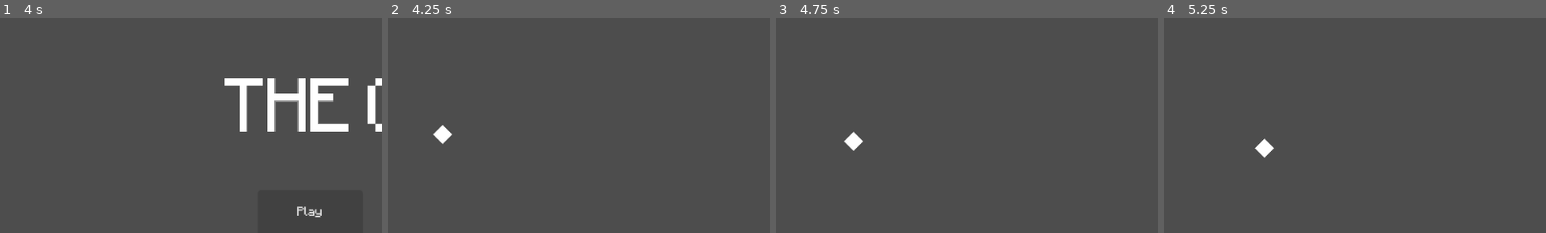
Above: before the commit, frames 1-4 (left to right).
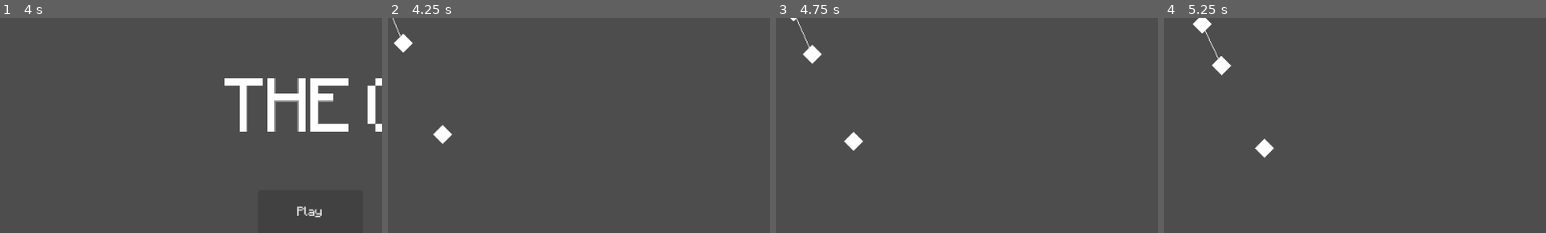
Above: after the commit, the same moments.

Repository: TrueHopolok/gj_MicroJam58
Game: Godot game, scene res://ui/menus/main_menu/main_menu.tscn
Same seed, same stepped clock (60 frames per second), same inputs: the game is played once before the commit and once after it. The project has no main scene, so this scene is started directly.
Inputs:
- Up to frame 1 (4 s): click "Reset progress" at 0.5 s; click "Play" at 1.25 s; click "Play" at 2 s; click "OK" at 2.75 s; click "Play" at 3.5 s
- Up to frame 2 (4.25 s): no input
- Up to frame 3 (4.75 s): no input
- Up to frame 4 (5.25 s): no input
The pictures show only the part of the screen within x 0-50%, y 0-50%; the shares and areas given below are measured in that part.

Frame 1 is identical in both runs. In frame 2, 0.3% of the frame differs, in the area x 1-7%, y 0-16%; in frame 3, 0.3%; in frame 4, 0.5%, in the area x 7-18%, y 0-27%.

Commit message:
feat: added Twin Enemy

Diff:
--- a/scenes/enemy/advanced/enemy_rotate.tscn
+++ b/scenes/enemy/advanced/enemy_rotate.tscn
@@ -3,6 +3,6 @@
 [ext_resource type="PackedScene" uid="uid://gbsgy7a03y4m" path="res://scenes/enemy/enemy.tscn" id="1_w6r5s"]
 [ext_resource type="Script" uid="uid://dofvabe0ant00" path="res://scenes/enemy/advanced/enemy_rotate.gd" id="2_f7e01"]
 
-[node name="Enemy" unique_id=344490489 instance=ExtResource("1_w6r5s")]
+[node name="EnemyRotate" unique_id=344490489 instance=ExtResource("1_w6r5s")]
 script = ExtResource("2_f7e01")
-_rotation_strength = 1.0
+_rotation_strength = 30.0
--- /dev/null
+++ b/scenes/enemy/advanced/enemy_twin.gd
@@ -0,0 +1,38 @@
+class_name EnemyTwin
+extends Enemy
+
+
+@export var _stun_duration: float = 3.0
+
+var twin: EnemyTwin
+var _stun_left: float = 0.0
+
+
+func _ready() -> void:
+	twin.died.connect(_die)
+
+
+func _physics_process(delta: float) -> void:
+	if stunned():
+		_stun_left = clampf(_stun_left - delta, 0.0, _stun_duration)
+	else:
+		super(delta)
+	queue_redraw()
+
+
+func _draw() -> void:
+	draw_line(to_local(global_position), to_local(twin.global_position), Color.WHITE)
+
+
+func take_damage() -> void:
+	if stunned() || health <= 0:
+		return
+	health -= 1
+	if health <= 0:
+		if twin.stunned():
+			_die()
+		_stun_left = _stun_duration
+
+
+func stunned() -> bool:
+	return _stun_left > 0.0
--- /dev/null
+++ b/scenes/enemy/advanced/enemy_twin.tscn
@@ -0,0 +1,8 @@
+[gd_scene format=3 uid="uid://0gqqnf1wmh6y"]
+
+[ext_resource type="PackedScene" uid="uid://gbsgy7a03y4m" path="res://scenes/enemy/enemy.tscn" id="1_x7ufm"]
+[ext_resource type="Script" uid="uid://b0jb13lc0idhu" path="res://scenes/enemy/advanced/enemy_twin.gd" id="2_2lov3"]
+
+[node name="EnemyTwin" unique_id=344490489 instance=ExtResource("1_x7ufm")]
+script = ExtResource("2_2lov3")
+_stun_duration = 3.0
--- /dev/null
+++ b/scenes/enemy/advanced/enemy_twin_spawner.gd
@@ -0,0 +1,29 @@
+class_name EnemyTwinSpawner
+extends Node2D
+
+
+@export var _twin_1: PackedScene
+@export var _twin_2: PackedScene
+@export var _spawn_radius: float = 20.0
+@onready var _inst_1: EnemyTwin = _twin_1.instantiate()
+@onready var _inst_2: EnemyTwin = _twin_2.instantiate()
+
+func _ready() -> void:
+	var x: float = randf_range(0, _spawn_radius)
+	var y: float = sqrt(_spawn_radius * _spawn_radius - x * x)
+	_inst_1.position = Vector2(x, y)
+	_inst_2.position = Vector2(-x, -y)
+	_inst_1.twin = _inst_2
+	_inst_2.twin = _inst_1
+	get_parent().add_child.call_deferred(_inst_1)
+	get_parent().add_child.call_deferred(_inst_2)
+	queue_free()
+
+
+func connect_death_signal(f: Callable) -> void:
+	_twin_1.died.connect(f)
+	_twin_2.died.connect(f)
+
+
+func get_enemy_amount() -> int:
+	return 2
--- /dev/null
+++ b/scenes/enemy/advanced/enemy_twin_spawner.tscn
@@ -0,0 +1,9 @@
+[gd_scene format=3 uid="uid://ccpxvxd0vy0qv"]
+
+[ext_resource type="Script" uid="uid://dgycqjf5ev4ok" path="res://scenes/enemy/advanced/enemy_twin_spawner.gd" id="1_lb2x8"]
+[ext_resource type="PackedScene" uid="uid://0gqqnf1wmh6y" path="res://scenes/enemy/advanced/enemy_twin.tscn" id="2_6k3qw"]
+
+[node name="EnemyTwinSpawner" type="Node2D" unique_id=636346674]
+script = ExtResource("1_lb2x8")
+_twin_1 = ExtResource("2_6k3qw")
+_twin_2 = ExtResource("2_6k3qw")
--- a/scenes/test_scene.tscn
+++ b/scenes/test_scene.tscn
@@ -2,6 +2,7 @@
 
 [ext_resource type="PackedScene" uid="uid://gbsgy7a03y4m" path="res://scenes/enemy/enemy.tscn" id="3_7ddre"]
 [ext_resource type="PackedScene" uid="uid://bb8m2ejo1y6x3" path="res://scenes/enemy/advanced/enemy_rotate.tscn" id="4_qjeyg"]
+[ext_resource type="PackedScene" uid="uid://ccpxvxd0vy0qv" path="res://scenes/enemy/advanced/enemy_twin_spawner.tscn" id="5_qjeyg"]
 [ext_resource type="Script" uid="uid://cau4hs0c4s1p8" path="res://scenes/audio/ambient_audio_player/ambient_audio_player.gd" id="8_rnaij"]
 [ext_resource type="PackedScene" uid="uid://cav0jmryusucx" path="res://ui/menus/pause_menu/pause_menu.tscn" id="9_h3xc6"]
 
@@ -21,4 +22,6 @@
 
 [node name="Enemy2" parent="." unique_id=1454387456 instance=ExtResource("4_qjeyg")]
 position = Vector2(40, 208)
-_rotation_strength = 30.0
+
+[node name="EnemyTwinSpawner" parent="." unique_id=636346674 instance=ExtResource("5_qjeyg")]
+position = Vector2(256, 24)
Not shown, added: scenes/enemy/advanced/enemy_twin.gd.uid
Not shown, added: scenes/enemy/advanced/enemy_twin_spawner.gd.uid
